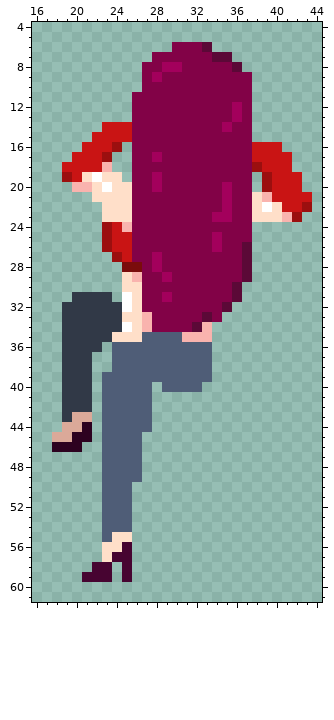
File history of a pixel-art sprite, CasaDesDiamantes/sprites/playerShotgunStance_spr/layers/d1ae9027-58be-45df-8d58-c8283db52cc9/3e6e376f-020b-4f08-99cb-29c5e5191b87.png. The first picture shows the starting point.
The file is 64x62 pixels. Shown: x 16..44, y 4..61.
After:
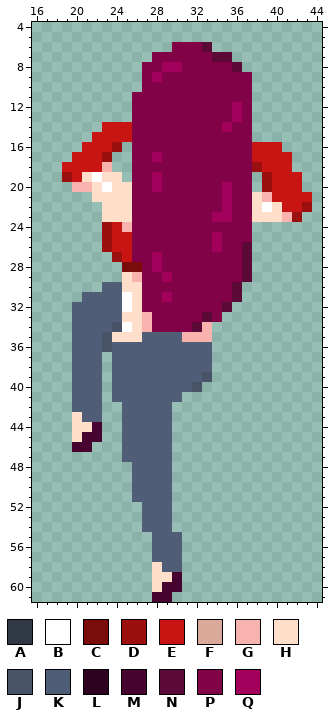
Palette (. is transparent): A #313947  B #ffffff  C #7a0c0c  D #9b0f0f  E #c91414  F #dba999  G #f9b3ae  H #ffdfc9  J #495368  K #4f5d77  L #2d0220  M #470431  N #5b0937  P #820247  Q #a3005c
From old to new:
y 30: x 23..24 .. -> KK
y 31: x 20..24 AAAA. -> .KKKK
y 32..33: x 19..24 AAAAAA -> .KKKKK
y 34: x 19..24 AAAAAA -> .KKKKJ
y 35: x 19..23 AAAAA -> .KKKJ
y 36: x 19..23 AAAA. -> .KKKJ
y 37..38: x 19..22 AAA. -> .KKK
y 39: x 19..23 AAA.K -> .KKK.; x 33 K -> J
y 40: x 19..23 AAA.K -> .KKK.; x 28 . -> K; x 32 K -> J
y 41: x 19..23 AAA.K -> .KKK.; x 28..30 ... -> KKK
y 42: x 19..24 AAA.KK -> .KKK..; x 28..29 .. -> KK
y 43: x 19..24 AFF.KK -> .HKK..; x 28..29 .. -> KK
y 44: x 19..24 FFL.KK -> .HHM..; x 28..29 .. -> KK
y 45: x 18..24 FFLL.KK -> ..HMM..; x 27..29 ... -> KKK
y 46: x 18..21 LLL. -> ..MM; x 23..24 KK -> ..; x 27..29 ... -> KKK
y 47: x 23..24 KK -> ..; x 27..29 ... -> KKK
y 48..49: x 23..25 KKK -> ...; x 27..29 ... -> KKK
y 50..51: x 23..29 KKK.... -> ...KKKK
y 52..54: x 23..25 KKK -> ...; x 27..29 ... -> KKK
y 55: x 23..25 KHH -> ...; x 28..30 ... -> KKK
y 56: x 23..25 HHM -> ...; x 28..30 ... -> KKK
y 57: x 23..25 HMM -> ...; x 28..30 ... -> KKK
y 58: x 22..23 MM -> ..; x 25 M -> .; x 28..30 ... -> HKK
y 59: x 21..23 MMM -> ...; x 25 M -> .; x 28..30 ... -> HHM
y 60: x 28..30 ... -> HMM
y 61: x 28..29 .. -> MM
Pixel boxes of the changes (left, top, right, bottom) in both pictures:
changed: (52, 282, 212, 602)
